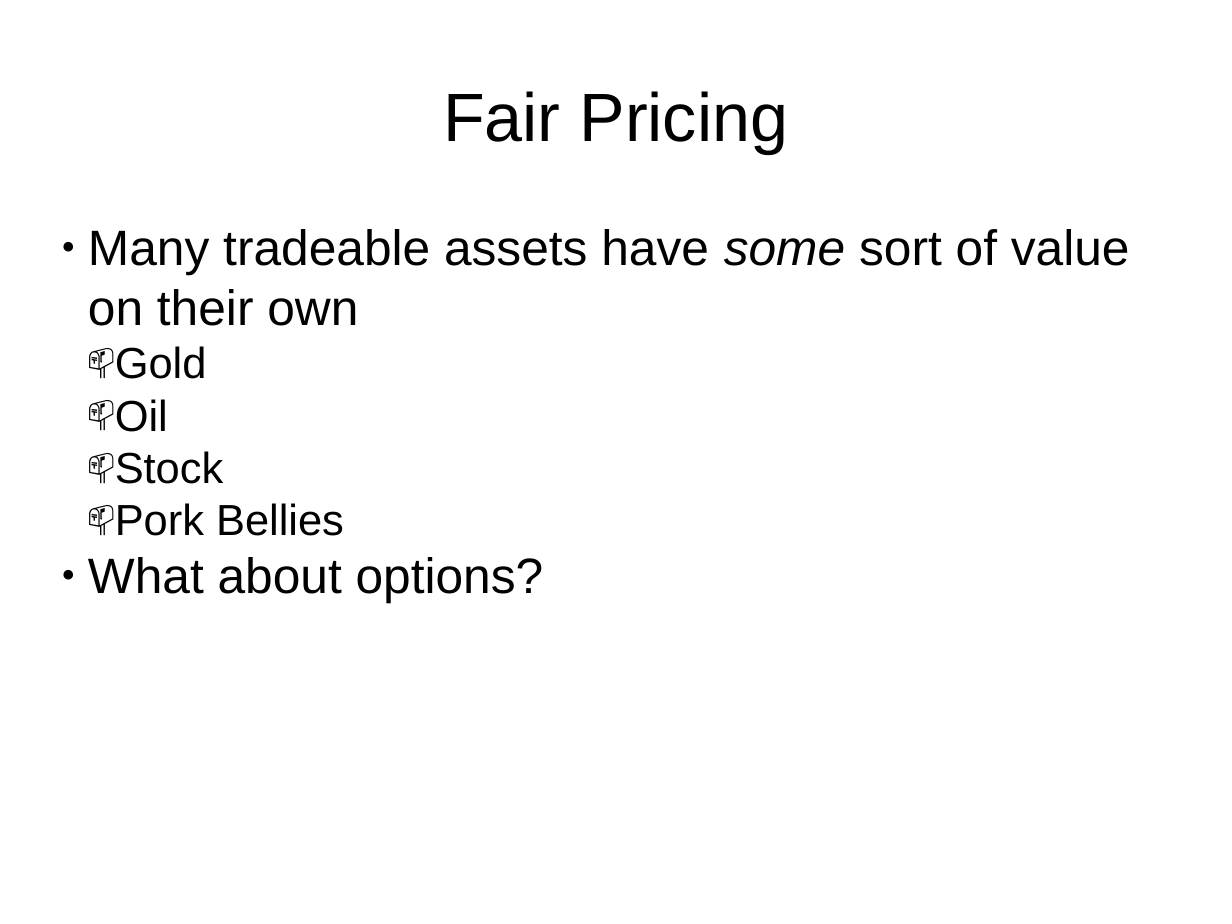
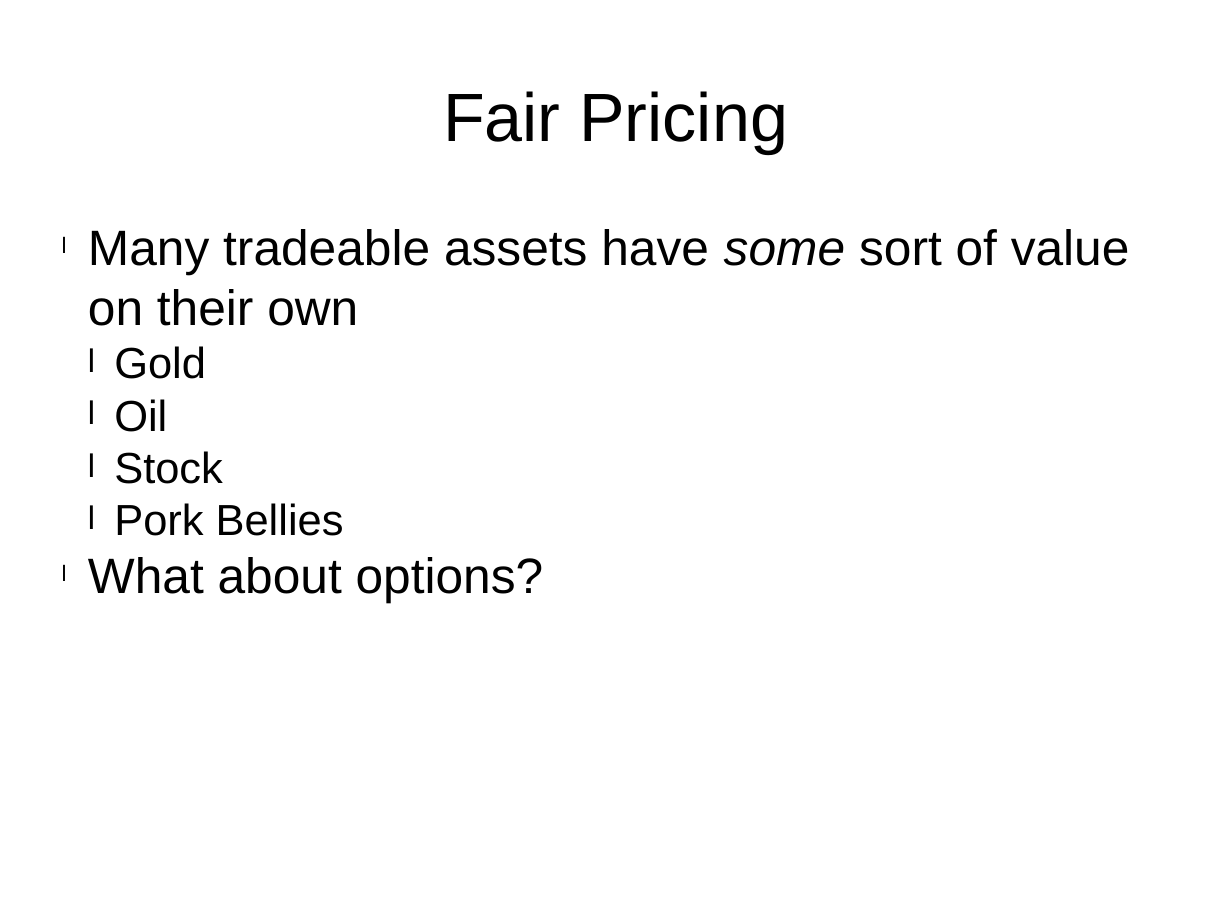
Before and after one commit to HaroldRKingsberg/MLMC, a slide deck: slide 4 of docs/final_presentation.pptx. Drawn at 1232x924 pixels with LibreOffice and Linux fonts; fonts in the diff are those of the drawing. Boxes give left, top, right and bottom in pixels: in the first picture for what was removed or moved away, otherwise in the second. Text is boxed around its words. In the diff, an @@ line names an element or a change of style, - is before the commit and + after.

```diff
--- a/docs/final_presentation.pptx
+++ b/docs/final_presentation.pptx
@@ text "Many tradeable assets have some ..." at (88,229,1130,603): bullet ● to l; bullet 📫 to l @@
```
Also in this commit, not shown: 4 other slides changed.
